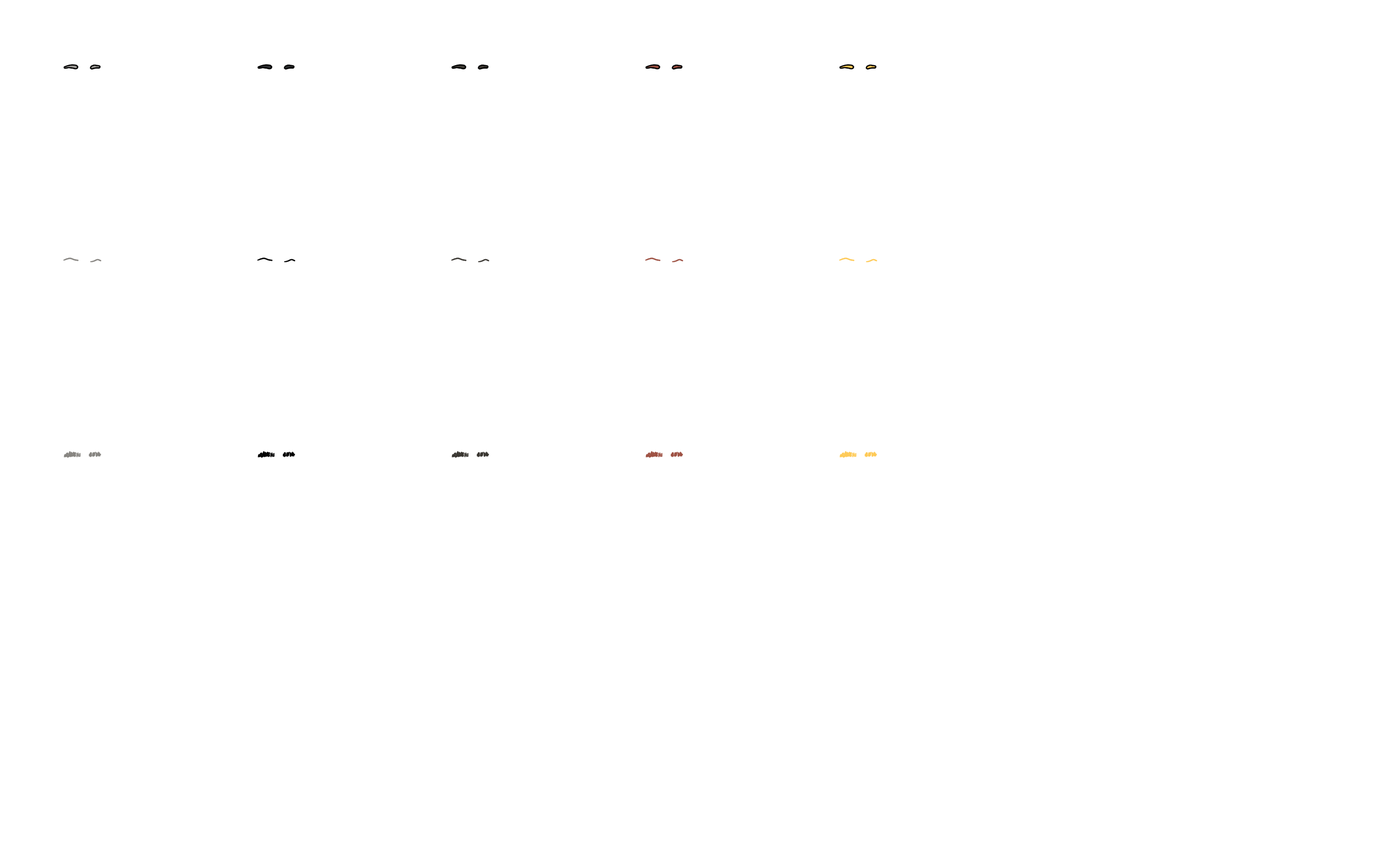
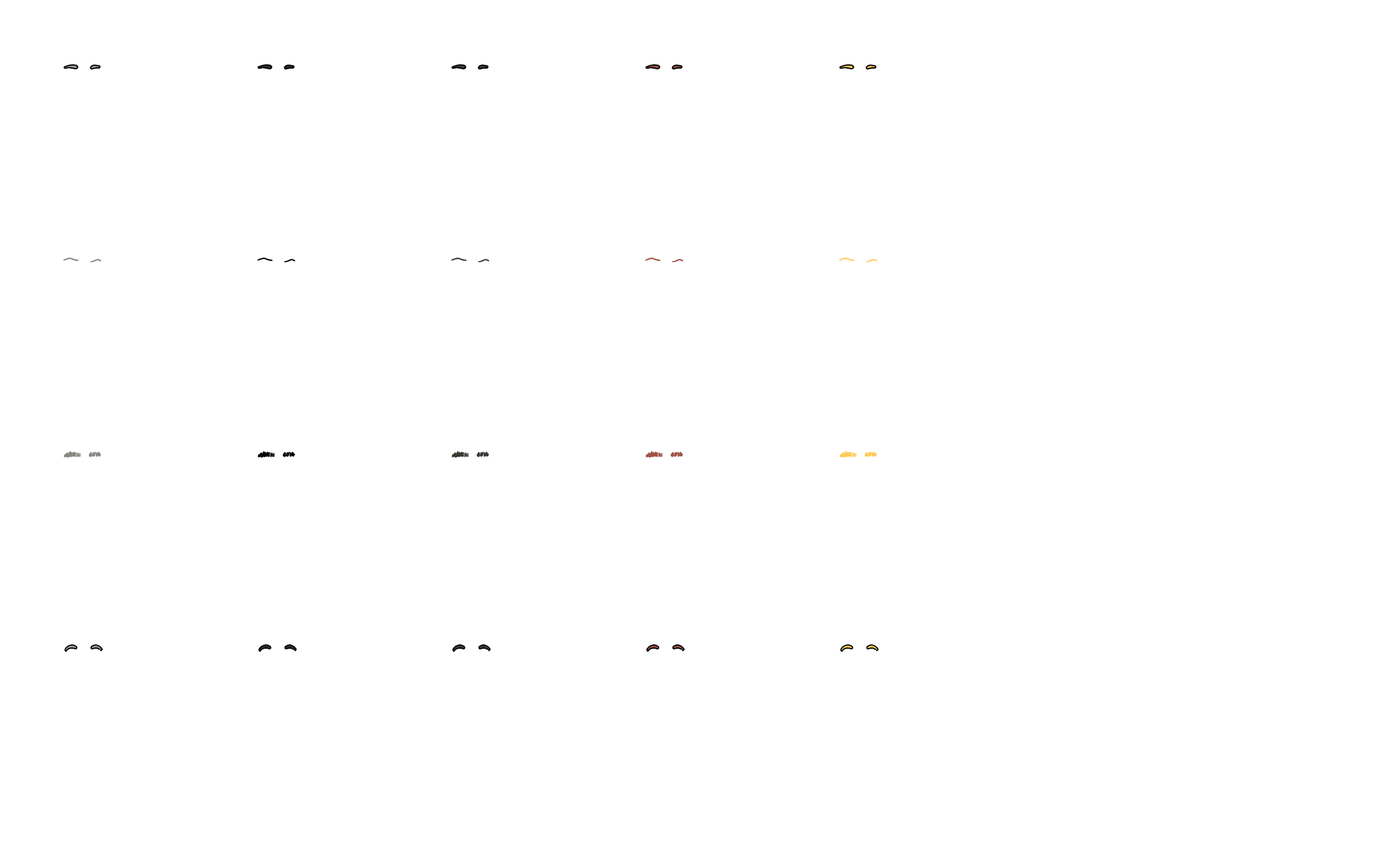
Layer changes from the first 1373×868 image to the second:
added group "04_05" with 2 layers above "04_04" over [840, 643, 880, 652]
added layer "Layer 83" (1st of 5, in "04_05") in group "04_05" over [840, 643, 880, 652]
added layer "Layer 78" in group "04_05" over [840, 644, 879, 651]
added group "04_04" with 2 layers above "04_03" over [646, 643, 686, 652]
added layer "Layer 83" (2nd of 5, in "04_04") in group "04_04" over [646, 643, 686, 652]
added layer "Layer 79" in group "04_04" over [646, 644, 685, 651]
added group "04_03" with 2 layers above "04_02" over [452, 643, 492, 652]
added layer "Layer 83" (3rd of 5, in "04_03") in group "04_03" over [452, 643, 492, 652]
added layer "Layer 80" in group "04_03" over [452, 644, 491, 651]
added group "04_02" with 2 layers above "04_01" over [258, 643, 298, 652]
added layer "Layer 83" (4th of 5, in "04_02") in group "04_02" over [258, 643, 298, 652]
added layer "Layer 81" in group "04_02" over [258, 644, 297, 651]
added group "04_01" with 2 layers above "03_05" over [64, 643, 104, 652]
added layer "Layer 83" (5th of 5, in "04_01") in group "04_01" over [64, 643, 104, 652]
added layer "Layer 82" in group "04_01" over [64, 644, 103, 651]
